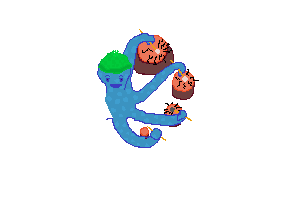
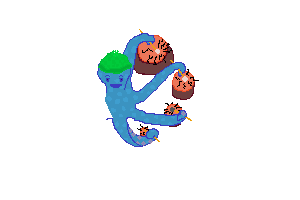
Layers edited between the first and the second 300x200 image:
painted on "arm6-1" over (x1=181, y1=111, x2=186, y2=116)
showed "arm5-1", painted on it over (x1=127, y1=124, x2=165, y2=147)
hid "arm5-0", painted on it over (x1=127, y1=124, x2=166, y2=148)
